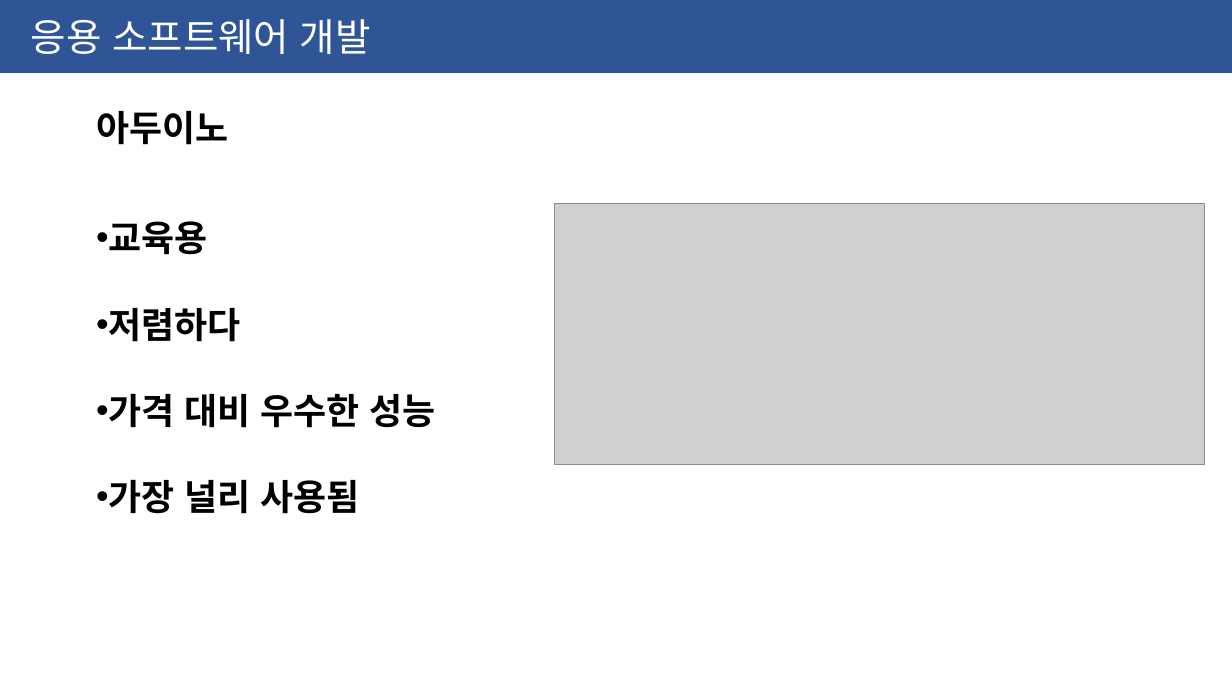
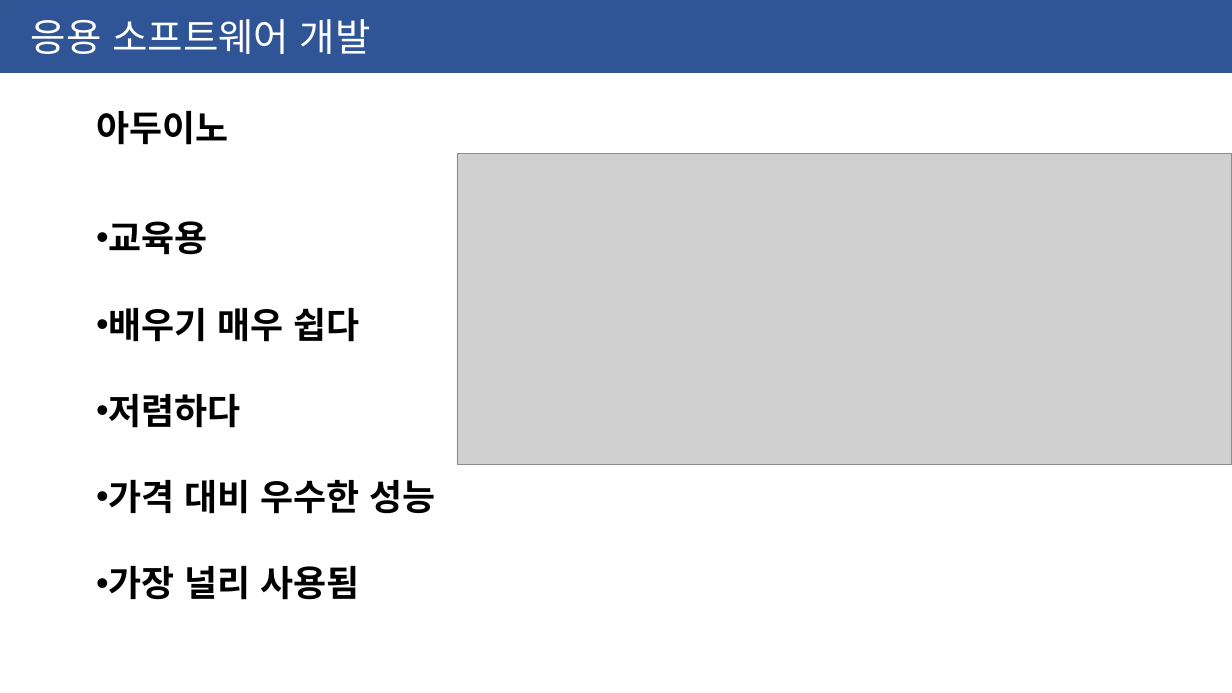
Before and after one commit to ssjf409/2020-yeonsu-highschool, a slide deck: slide 7 of 2020-05-27-연수고.pptx. Drawn at 1232x693 pixels with LibreOffice and Linux fonts; fonts in the diff are those of the drawing; grey boxes stand for pictures. Boxes give left, top, right and bottom in pixels: in the first picture for what was removed or moved away, otherwise in the second. Text is boxed around its words. In the diff, an @@ line names an element or a change of style, - is before the commit and + after.

```diff
--- a/2020-05-27-연수고.pptx
+++ b/2020-05-27-연수고.pptx
@@ picture: place and size @@
-picture at [555,204,1204,465]
+picture at [457,153,1232,465]
@@ text at [109,308,360,342]: paragraph added @@
+• 배우기 매우 쉽다
```
Also in this commit, not shown: 1 other slide changed.
